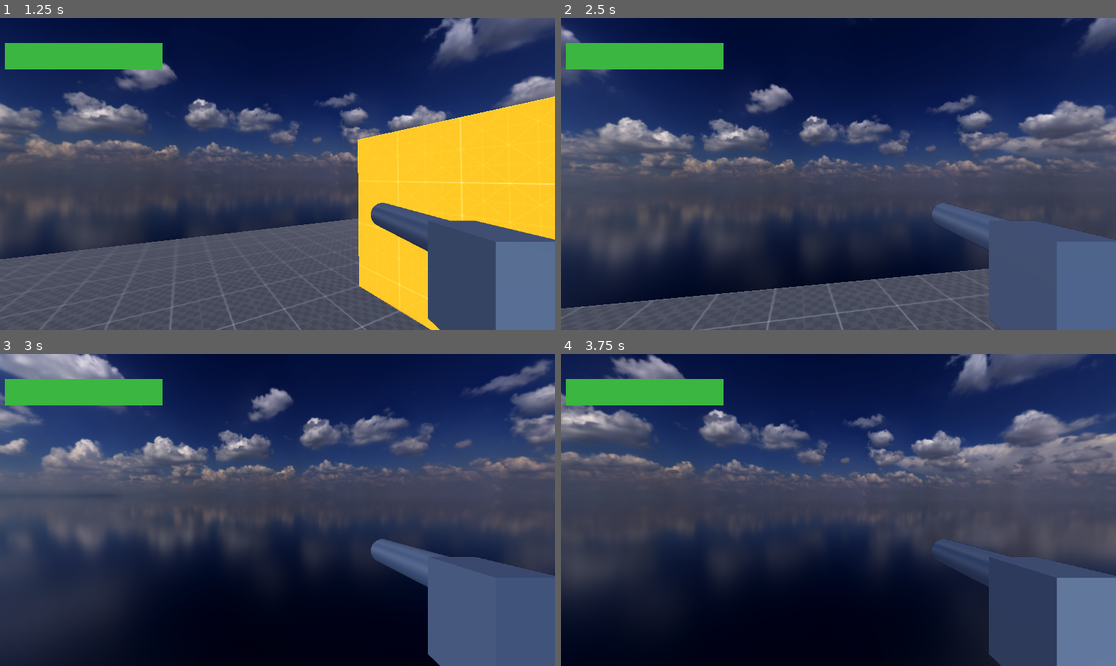
Above: before the commit, frames 1-4 (two rows, left to right).
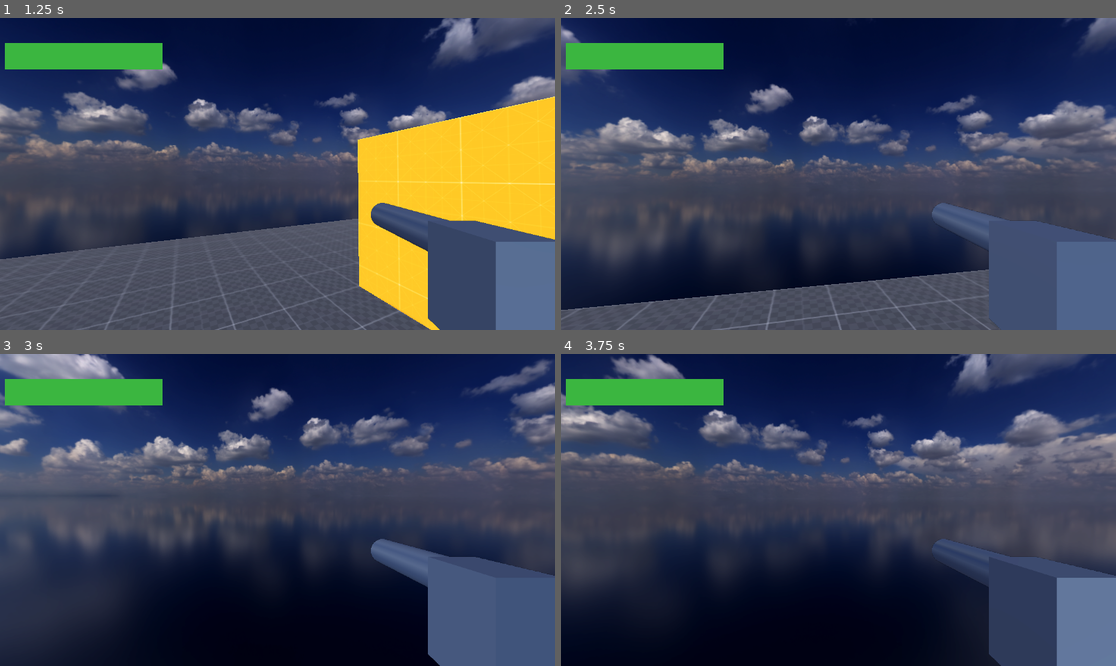
Above: after the commit, the same moments.

Repository: Inquisitor718/MadCow
Game: Godot game, scene res://scenes/main.tscn
Two runs of this game, one before a commit and one after it. Both use one fixed random seed, a clock stepped at 60 frames per second and the inputs below.
Inputs (mouse positions are in pixels of both pictures, inside the frame that each line leads up to):
- Up to frame 1 (1.25 s): tap Enter (ui_accept) at 0.5, 0.77 s; move the mouse to (305, 174) at 0.52 s; hold W (forward) from 0.53 s (still down); hold Ctrl (crouch) from 0.53 s (still down)
- Up to frame 2 (2.5 s): keep holding W (forward); move the mouse to (810, 174) at 1.27 s; release Ctrl (crouch) at 1.28 s; tap E (free_look) at 1.35 s; tap Enter (ui_accept) at 1.52 s; move the mouse to (849, 167) at 2.02 s; hold Shift (sprint) from 2.03 s (still down)
- Up to frame 3 (3 s): keep holding W (forward); move the mouse to (271, 516) at 2.77 s; release Shift (sprint) at 2.78 s; tap Ctrl (crouch) at 2.85 s
- Up to frame 4 (3.75 s): keep holding W (forward); tap Enter (ui_accept) at 3.02, 3.5 s; move the mouse to (877, 513) at 3.52 s; hold E (free_look) from 3.53 s (still down)

Frame 1 is identical in both runs. In frame 2, 0.8% of the frame differs, in the area x 0-79%, y 80-100%; in frame 3, less than 0.1%; in frame 4, less than 0.1%.

Commit message:
nothing just timepass

Diff:
--- a/madcow-decease/scenes/enemy.tscn
+++ b/madcow-decease/scenes/enemy.tscn
@@ -46,7 +46,7 @@
 mesh = SubResource("CapsuleMesh_mkyue")
 
 [node name="Udder" type="MeshInstance3D" parent="MeshInstance3D"]
-transform = Transform3D(-4.37114e-08, 0, 1, 0, 1, 0, -1, 0, -4.37114e-08, -0.0536166, -0.41084, -0.5)
+transform = Transform3D(-4.37114e-08, 0, 1, 0, 1, 0, -1, 0, -4.37114e-08, -0.0031949, -0.41084, -0.5)
 mesh = SubResource("SphereMesh_4ra3w")
 
 [node name="MeshInstance3D" type="MeshInstance3D" parent="MeshInstance3D/Udder"]
--- a/madcow-decease/scripts/Player_S.gd
+++ b/madcow-decease/scripts/Player_S.gd
@@ -36,9 +36,9 @@
 # Bobbing Vars
 @export var bob_timer := 0.0
 @export var bob_amplitude := 0.1
-@export var wbob_freq := 5.0
-@export var sbob_freq := 8.0
-@export var cbob_freq := 2.0
+@export var wbob_freq := 8.0
+@export var sbob_freq := 14.0
+@export var cbob_freq := 5.0
 @export var default_pos := Vector3.ZERO
 
 # Jumping Bob Vars
Not shown: 1 places in madcow-decease/scenes/enemy.tscn that only renumber resources
Not shown: 1 places in madcow-decease/scenes/main.tscn that only renumber resources
